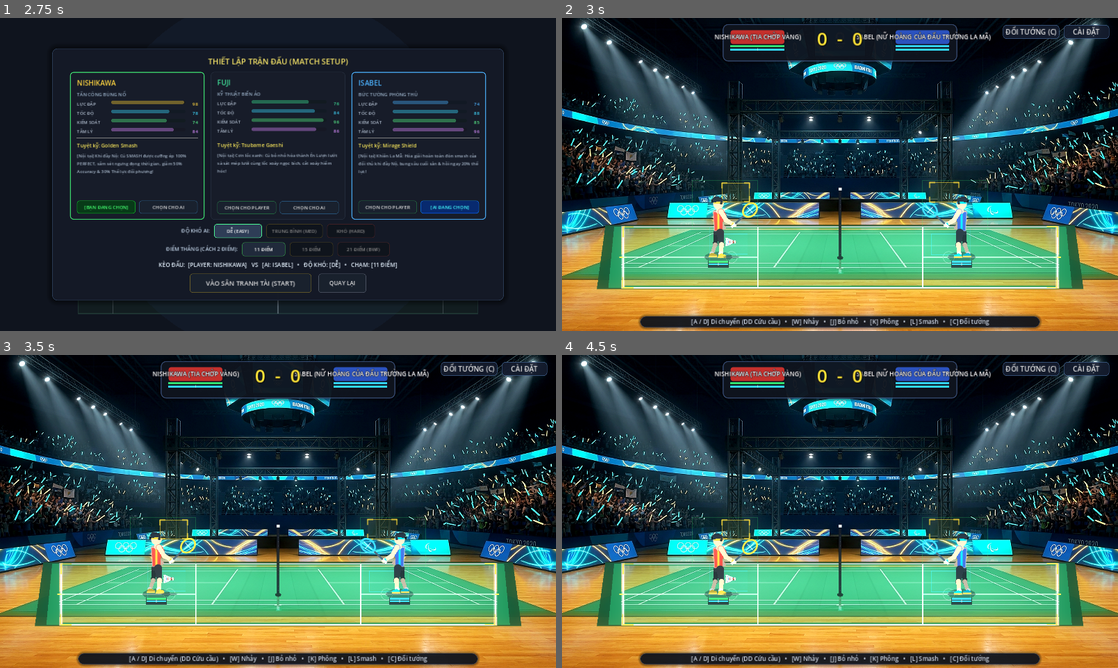
Above: before the commit, frames 1-4 (two rows, left to right).
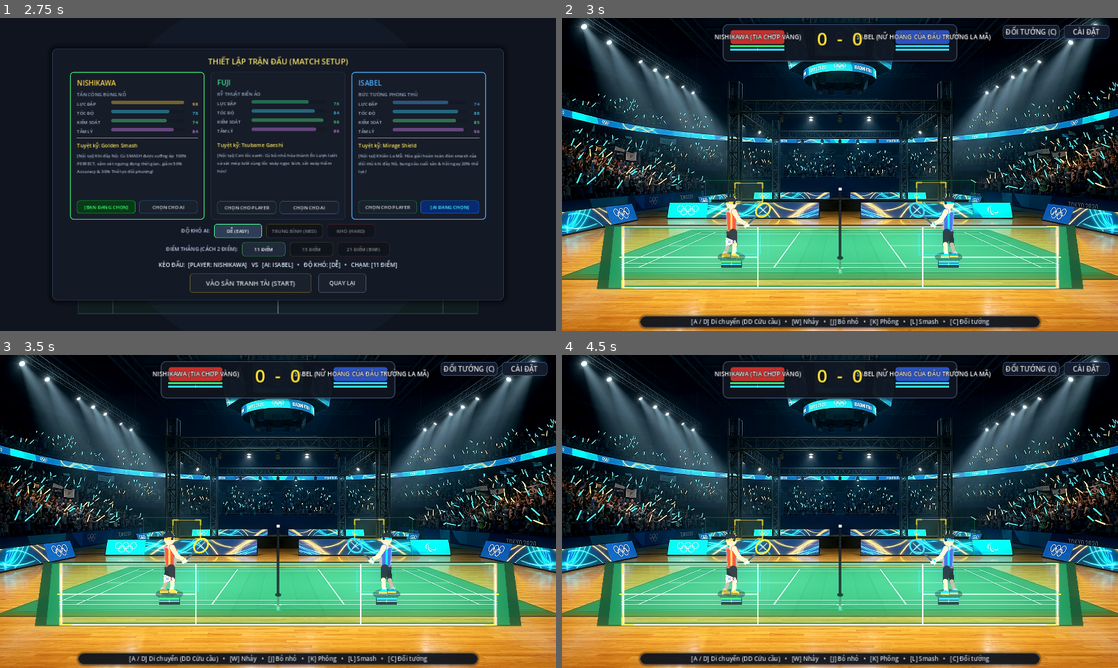
Above: after the commit, the same moments.

Repository: Lurz0205/kaiser-shuttle
Game: Godot game, scene res://scenes/Main.tscn
The game is run twice, just before and just after one commit, with the same random seed, the same clock (stepped at 60 frames per second) and the same inputs.
Inputs:
- Up to frame 1 (2.75 s): click "BẮT ĐẦU TRANH TÀI (PLAY)" at 0.5 s; click "DỄ (EASY)" at 1.25 s; click "DỄ (EASY)" at 2 s
- Up to frame 2 (3 s): click "VÀO SÂN TRANH TÀI (START)" at 2.75 s
- Up to frame 3 (3.5 s): no input
- Up to frame 4 (4.5 s): click "ĐỔI TƯỚNG (C)" at 3.5 s; click "VÀO SÂN TRANH TÀI (START)" at 4.25 s

Frame 1 is identical in both runs. In frame 2, 2.5% of the frame differs, in the area x 23-77%, y 51-80%; in frame 3, 2.5%; in frame 4, 2.5%.

Commit message:
Update scripts/main.gd - perfect court alignment, clear IN/OUT and realistic shuttlecock texture

Diff:
--- a/scripts/main.gd
+++ b/scripts/main.gd
@@ -721,8 +721,8 @@
 		if ai_rival.ai_pressure_model:
 			ai_rival.ai_pressure_model.reset()
 
-	player.reset_position(360.0, FLOOR_Y)
-	ai_rival.reset_position(920.0, FLOOR_Y)
+	player.reset_position(390.0, FLOOR_Y)
+	ai_rival.reset_position(890.0, FLOOR_Y)
 
 	# Movement strictly locked during serve
 	player.is_serving_phase = true
@@ -1350,6 +1350,21 @@
 		aoi_shield.draw_circle(spark_pos, spark_r, Color(0.75, 0.95, 1.0, alpha * 0.90))
 
 
+func _show_landing_callout(pos: Vector2, is_in: bool) -> void:
+	var callout = Label.new()
+	callout.text = "[ IN ]" if is_in else "[ OUT ]"
+	callout.modulate = Color(0.25, 1.2, 0.45, 1.0) if is_in else Color(1.2, 0.25, 0.25, 1.0)
+	callout.add_theme_font_size_override("font_size", 22)
+	callout.position = Vector2(pos.x - 30.0, FLOOR_Y - 45.0)
+	callout.z_index = 85
+	add_child(callout)
+
+	var tween = create_tween().set_parallel(true)
+	tween.tween_property(callout, "position:y", FLOOR_Y - 75.0, 0.85).set_trans(Tween.TRANS_QUAD).set_ease(Tween.EASE_OUT)
+	tween.tween_property(callout, "modulate:a", 0.0, 0.85).set_delay(0.25)
+	tween.chain().tween_callback(callout.queue_free)
+
+
 func _on_shuttlecock_landed(pos: Vector2, _floor_3d: Vector3 = Vector3.ZERO) -> void:
 	if current_state != MatchState.RALLY:
 		return
@@ -1373,29 +1388,36 @@
 			if pos.x < SHORT_SERVICE_RIGHT:
 				point_winner = "ai"
 				reason = "GIAO CẦU CHƯA QUA VẠCH! ĐIỂM CHO RIVAL AI"
+				_show_landing_callout(pos, false)
 			elif pos.x > RIGHT_OUT_X:
 				point_winner = "ai"
 				reason = "GIAO CẦU NGOÀI BIÊN! ĐIỂM CHO RIVAL AI"
+				_show_landing_callout(pos, false)
 			else:
 				point_winner = "player"
 				reason = "ACE! ĐIỂM GIAO CẦU CHO PLAYER!"
+				_show_landing_callout(pos, true)
 		else:
 			# AI phát cầu: phải qua vạch SHORT_SERVICE_LEFT (450px) và không ra ngoài
 			if pos.x > SHORT_SERVICE_LEFT:
 				point_winner = "player"
 				reason = "GIAO CẦU CHƯA QUA VẠCH! ĐIỂM CHO PLAYER"
+				_show_landing_callout(pos, false)
 			elif pos.x < LEFT_OUT_X:
 				point_winner = "player"
 				reason = "GIAO CẦU NGOÀI BIÊN! ĐIỂM CHO PLAYER"
+				_show_landing_callout(pos, false)
 			else:
 				point_winner = "ai"
 				reason = "ACE! ĐIỂM GIAO CẦU CHO RIVAL AI!"
+				_show_landing_callout(pos, true)
 
 		_award_point(point_winner, reason)
 		return
 
 	# 2. RALLY BÌNH THƯỜNG
 	if shuttlecock.is_net_fault:
+		_show_landing_callout(pos, false)
 		if shuttlecock.last_hitter == "player":
 			point_winner = "ai"
 			reason = "CẦU KHÔNG QUA LƯỚI! ĐIỂM CHO RIVAL AI"
@@ -1403,6 +1425,7 @@
 			point_winner = "player"
 			reason = "CẦU KHÔNG QUA LƯỚI! ĐIỂM CHO PLAYER"
 	elif pos.x < LEFT_OUT_X or pos.x > RIGHT_OUT_X:
+		_show_landing_callout(pos, false)
 		if shuttlecock.last_hitter == "player":
 			point_winner = "ai"
 			reason = "NGOÀI BIÊN! ĐIỂM CHO RIVAL AI"
@@ -1411,6 +1434,7 @@
 			reason = "NGOÀI BIÊN! ĐIỂM CHO PLAYER"
 	else:
 		# In court
+		_show_landing_callout(pos, true)
 		if pos.x < NET_X:
 			point_winner = "ai"
 			reason = "ĐIỂM CHO RIVAL AI!"
